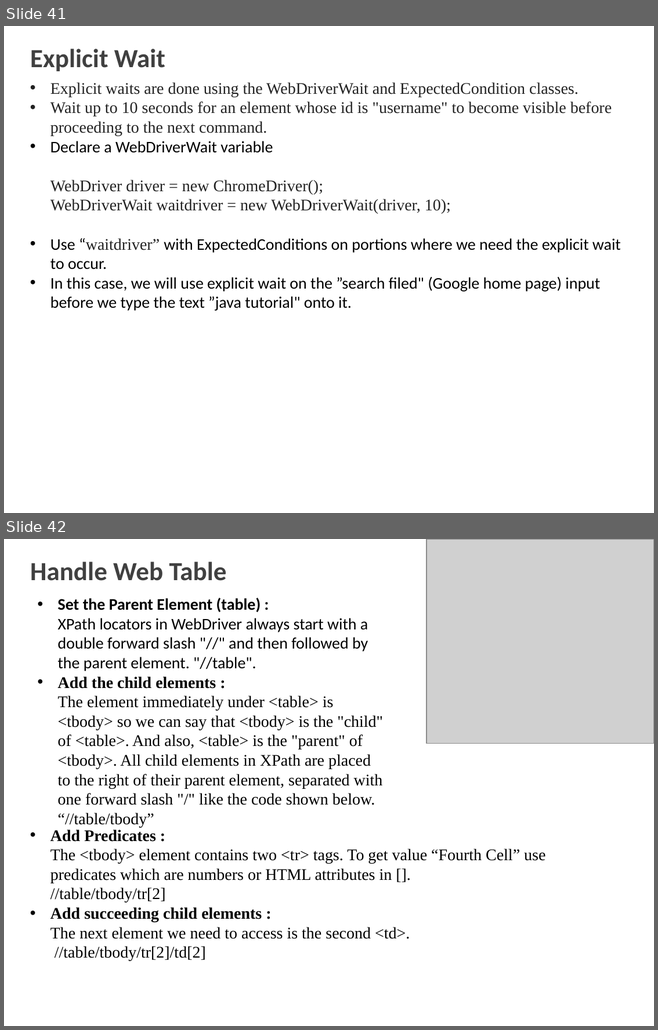
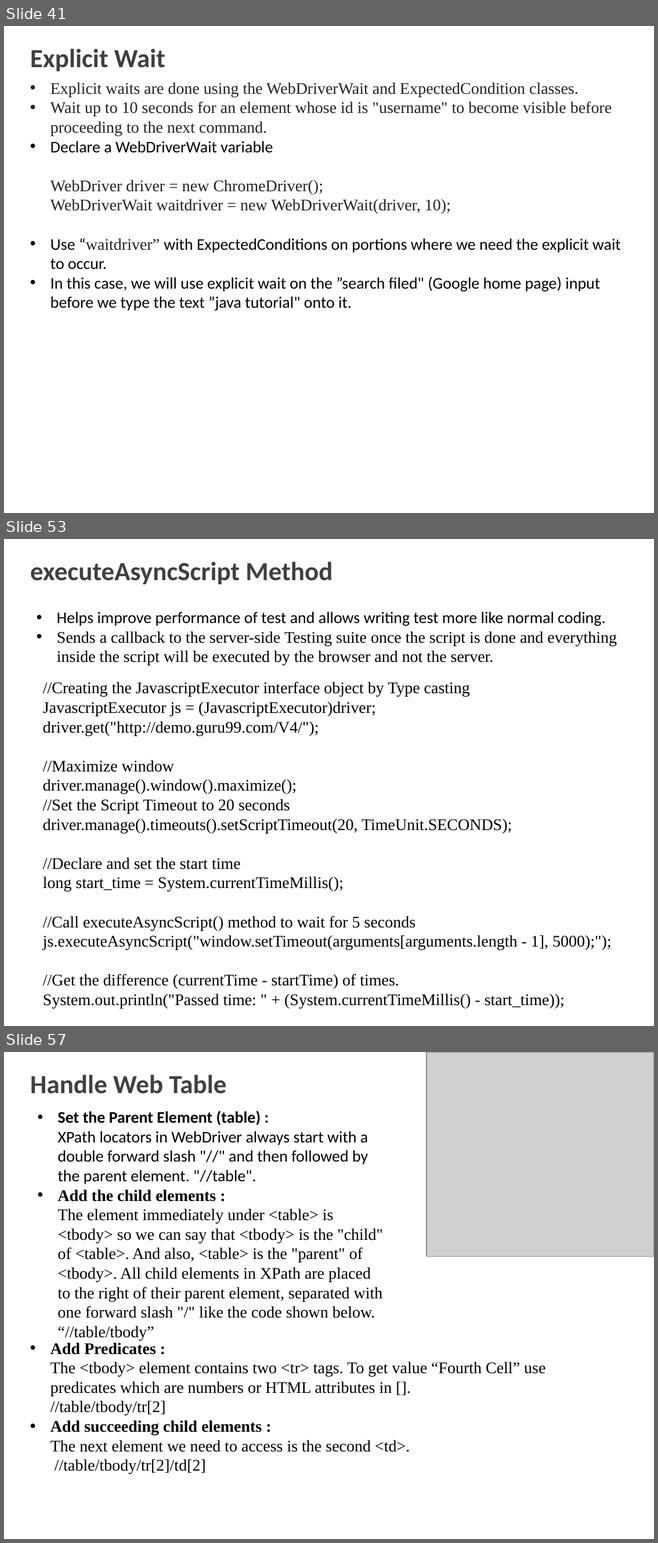
Before and after one commit to shalini06mittal/MphasisPhase5Batch1, a slide deck: 2_Selenium.pptx. Shown one above the other, each under a label of ours: slides 41 and 42 before the commit, slides 41, 53 and 57 after it; the slides between them are not shown. The pictures are 658x1030 and 658x1543 pixels, drawn with LibreOffice and Linux fonts; fonts in the diff are those of the drawing; grey boxes stand for pictures; background and template pictures are left out. Boxes give left, top, right and bottom in pixels: in the first picture for what was removed or moved away, otherwise in the second. Text is boxed around its words. In the diff, an @@ line names an element or a change of style, - is before the commit and + after.

Commit message:
Day 3 selenium wait, xpath, popups

```diff
--- a/2_Selenium.pptx
+++ b/2_Selenium.pptx
@@ slide 53 added at box(4, 539, 654, 1026), background picture (left out) @@
@@ title added at box(30, 562, 332, 584), 29 pt, text #404040, bold @@
+executeAsyncScript Method
@@ text added at box(57, 611, 616, 665), 18 pt, text #000000 @@
+• Helps improve performance of test and allows writing test more like normal coding.
+• Sends a callback to the server-side Testing suite once the script is done and everything inside the script will be executed by the browser and not the server.
@@ text added at box(43, 682, 611, 1009), 18 pt, text #000000 @@
+//Creating the JavascriptExecutor interface object by Type casting
+JavascriptExecutor js = (JavascriptExecutor)driver;
+driver.get("http://demo.guru99.com/V4/");
+//Maximize window
+driver.manage().window().maximize();
+//Set the Script Timeout to 20 seconds
+driver.manage().timeouts().setScriptTimeout(20, TimeUnit.SECONDS);
+//Declare and set the start time
+long start_time = System.currentTimeMillis();
+//Call executeAsyncScript() method to wait for 5 seconds js.executeAsyncScript("window.setTimeout(arguments[arguments.length - 1], 5000);");
+//Get the difference (currentTime - startTime) of times.
+System.out.println("Passed time: " + (System.currentTimeMillis() - start_time));
@@ what was slide 42 is now slide 57 @@
```
Also in this commit, not shown: 2 slides changed, 21 other slides added, 42 other files.
